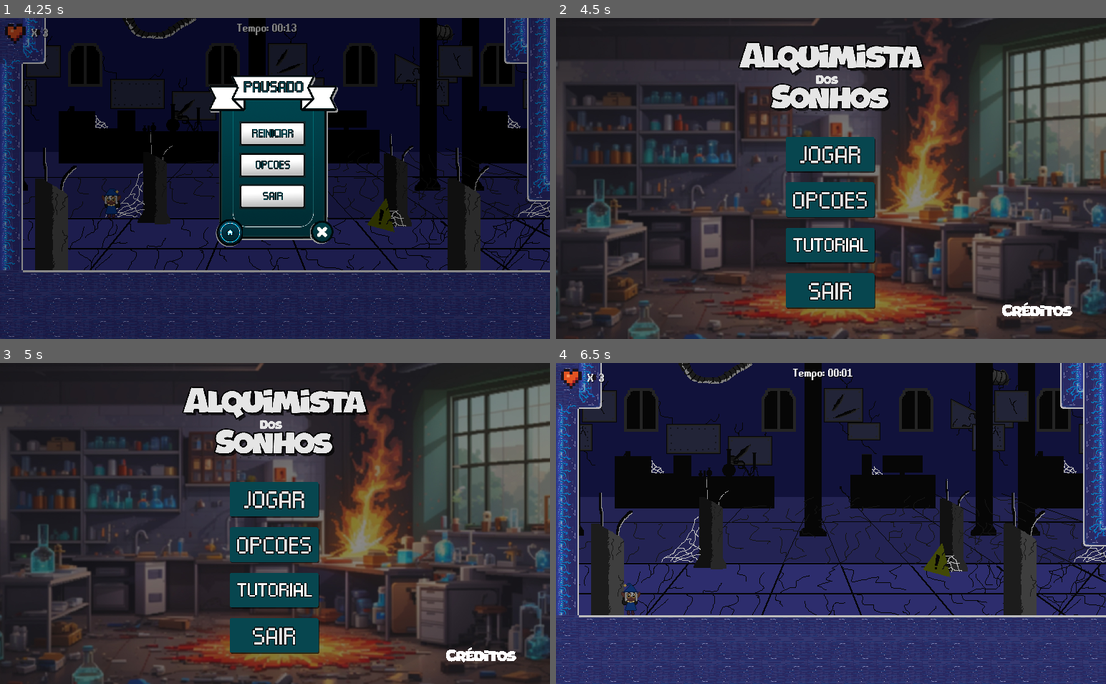
Above: before the commit, frames 1-4 (two rows, left to right).
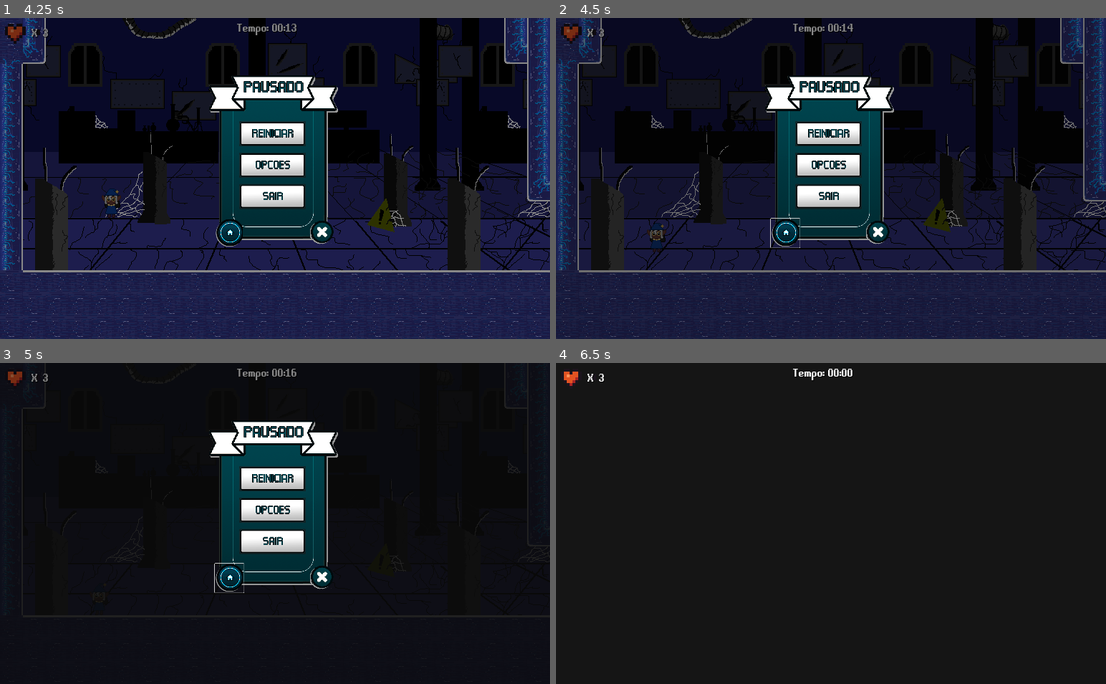
Above: after the commit, the same moments.

Repository: Eduardo-Pyment/Alquimista_dos_Sonhos-A_ultima_semente
Game: Godot game, scene res://Fases/fase_1.tscn
The game is run twice, just before and just after one commit, with the same random seed, the same clock (stepped at 60 frames per second) and the same inputs. This scene is started directly instead of the project's main scene.
Inputs (mouse positions are in pixels of both pictures, inside the frame that each line leads up to):
- Up to frame 1 (4.25 s): tap Enter (ui_accept) at 0.5, 0.77, 1.52, 3.02, 3.77 s; hold Right (ui_right) 0.53-1.28 s; hold Left (ui_left) 1.28-2.03 s; hold Right (ui_right) 2.03-2.78 s; hold Up (ui_up) 2.78-3.53 s; hold Left (ui_left) from 3.53 s (still down); tap Escape (ui_cancel) at 4.15 s
- Up to frame 2 (4.5 s): release Left (ui_left) at 4.25 s; click (787, 233) at 4.25 s
- Up to frame 3 (5 s): no input
- Up to frame 4 (6.5 s): click (831, 501) at 5.02 s; click (831, 501) at 5.75 s

Frame 1 is identical in both runs. In frame 2, 82% of the frame differs, in the area x 0-100%, y 0-100%; in frame 3, 77%; in frame 4, 76%.

Commit message:
correção audios/2

Diff:
--- a/Menus/MenuPause/MenuPause.gd
+++ b/Menus/MenuPause/MenuPause.gd
@@ -75,7 +75,7 @@
 	control_opcoes.visible = false
 
 func _on_menu_btn_pressed():
-	get_tree().change_scene_to_file("res://Menus/MenuPrincipal/menu_principal.tscn")
+	TransicaoDeCena.cena_transicao("res://Menus/MenuPrincipal/menu_principal.tscn")
 
 func save_opcoes():
 	config.set_value(OptionsConstants.section_name, OptionsConstants.music_volume_key_name, music_slider.value)
--- a/Scripts/MusicController.gd
+++ b/Scripts/MusicController.gd
@@ -12,6 +12,8 @@
 func _ready():
 	if get_tree().current_scene == level_1:
 		MusicController.bg_music_fase_1.stop()
+		MusicController.bg_music_fase_2.stop()
+		MusicController.bg_music_fase_3.stop()
 		bg_music_fase_1.play()
 	if get_tree().current_scene == level_2:
 		MusicController.bg_music_fase_1.stop()
